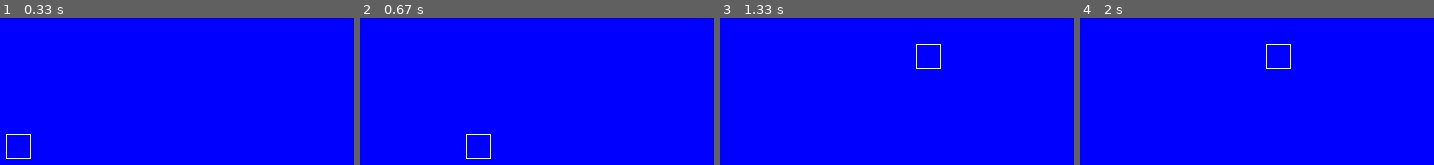
Above: before the commit, frames 1-4 (left to right).
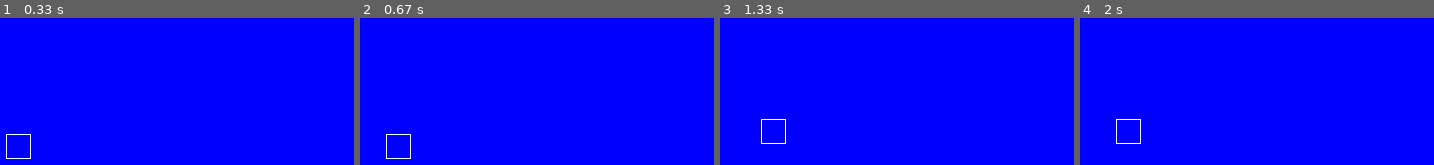
Above: after the commit, the same moments.

Repository: saegl5/myprojects
Game: pygame game, started from Codes/pygame_interaction_part_3.py
Same seed, same stepped clock (60 frames per second), same inputs: the game is played once before the commit and once after it.
Inputs:
- Up to frame 1 (0.33 s): no input
- Up to frame 2 (0.67 s): hold Right from 0.33 s (still down)
- Up to frame 3 (1.33 s): release Right at 0.8 s; hold Up 0.83-1.13 s; hold Right from 1.17 s (still down)
- Up to frame 4 (2 s): release Right at 1.63 s; hold Left from 1.67 s (still down)

Frame 1 is identical in both runs. In frame 2, 0.4% of the frame differs, in the area x 7-38%, y 78-96%; in frame 3, 0.4%; in frame 4, 0.4%.

Commit message:
removed increments and reordered keys

Diff:
--- a/Codes/pygame-interaction-combined-separate-track/pygame_interaction_combined_separate_track.py
+++ b/Codes/pygame-interaction-combined-separate-track/pygame_interaction_combined_separate_track.py
@@ -14,11 +14,10 @@
 # y_offset1 = 0 # redundant
 x_offset2 = 0 # reordered, for keyboard
 y_offset2 = 0
-x_increment = 0 # keyboard only
-y_increment = 0
 click_sound = pygame.mixer.Sound("click4.ogg") # "Sound" must be capitalized, example
 
 pygame.display.set_caption("QUESTABOX's Cool Game") # title, example
+pygame.key.set_repeat(100) # 100 millisecond delay between repeats, optional
 
 # --- Functions
 # def draw_rect(COLOR, x, y, W, H, width):
@@ -37,34 +36,31 @@
         if action.type == pygame.QUIT: # user clicked close button
             pygame.quit() # needed if run module through IDLE
             sys.exit() # exit entire process
-        # --- Mouse events
-        elif action.type == pygame.MOUSEBUTTONDOWN:
-            click_sound.play()
-        # ----------------
-        # --- Keyboard events
-        elif action.type == pygame.KEYDOWN: # "elif" means else if
-            if action.key == pygame.K_LEFT: # note "action.key"
-                x_increment = -5 # "-5" is optional
-            elif action.key == pygame.K_RIGHT:
-                x_increment = 5
-            elif action.key == pygame.K_UP: # recall that y increases going downward
-                y_increment = -5  # note "y_increment," and recall that y increases going downward
-            elif action.key == pygame.K_DOWN:
-                y_increment = 5
-            elif action.key == pygame.K_RETURN:
+        else:
+            # --- Mouse/keyboard events
+            if action.type == pygame.MOUSEBUTTONDOWN:
                 click_sound.play()
-        elif action.type == pygame.KEYUP:
-            x_increment = 0
-            y_increment = 0
-        # -------------------------
+            elif action.type == pygame.KEYDOWN: # "elif" means else if
+                if action.key == pygame.K_RIGHT: # note "action.key"
+                    x_offset2 += 5 # "5" is optional
+                elif action.key == pygame.K_LEFT:
+                    x_offset2 -= 5
+                elif action.key == pygame.K_DOWN:
+                    y_offset2 += 5  # note "y_offset2," and recall that y increases going downward
+                elif action.key == pygame.K_UP:
+                    y_offset2 -= 5
+                elif action.key == pygame.K_RETURN:
+                    click_sound.play()
+            elif action.type == pygame.KEYUP:
+                x_offset2 += 0
+                y_offset2 += 0
+            # -------------------------
     # --- Game logic
     pos = pygame.mouse.get_pos() # position of mouse/trackpad, returns tuple (x, y), "pos" needs to be defined here because get_pos() must be kept updated
     # x_offset = pos[0]
     x_offset1 = pos[0]-size[0]/2 # move rectangle to align mouse pointer with rectangle's center point
     # y_offset = pos[1]
     y_offset1 = pos[1]-size[1]/2
-    x_offset2 += x_increment
-    y_offset2 += y_increment
     if size[0]/2+x_offset1 < 0:
         x_offset1 = -size[0]/2 # prevent rectangle from passing left edge, solved for x_offset
     elif size[0]/2+x_offset1+25 > size[0]:
@@ -73,13 +69,13 @@
         y_offset1 = -size[1]/2 # prevent rectangle from passing top edge, solved for y_offset
     elif size[1]/2+y_offset1+25 > size[1]:
         y_offset1 = size[1]-size[1]/2-25+0.5
-    if size[0]/2+x_offset2 <= 0:
+    if size[0]/2+x_offset2 < 0:
         x_offset2 = -size[0]/2 # prevent rectangle from passing left edge, solved for x_offset
-    elif size[0]/2+x_offset2+25 >= size[0]:
+    elif size[0]/2+x_offset2+25 > size[0]:
         x_offset2 = size[0]-size[0]/2-25+0.5 # "0.5" due to anomaly
-    if size[1]/2+y_offset2 <= 0: # note "if"
+    if size[1]/2+y_offset2 < 0: # note "if"
         y_offset2 = -size[1]/2 # prevent rectangle from passing top edge, solved for y_offset
-    elif size[1]/2+y_offset2+25 >= size[1]:
+    elif size[1]/2+y_offset2+25 > size[1]:
         y_offset2 = size[1]-size[1]/2-25+0.5
     # pygame.mouse.set_pos(size[0]/2+x_offset, size[1]/2+y_offset) # otherwise, mouse/trackpad will be out of sync with keyboard
     # --------------
--- a/Codes/pygame-interaction-combined/pygame_interaction_combined.py
+++ b/Codes/pygame-interaction-combined/pygame_interaction_combined.py
@@ -11,11 +11,10 @@
 clock = pygame.time.Clock() # define "clock"
 x_offset = 0 # reordered
 y_offset = 0
-x_increment = 0
-y_increment = 0
 click_sound = pygame.mixer.Sound("click4.ogg") # "Sound" must be capitalized, example
 
 pygame.display.set_caption("QUESTABOX's Cool Game") # title, example
+pygame.key.set_repeat(100) # 100 millisecond delay between repeats, optional
 
 # --- Functions
 # def draw_rect(COLOR, x, y, W, H, width):
@@ -30,34 +29,32 @@
         if action.type == pygame.QUIT: # user clicked close button
             pygame.quit() # needed if run module through IDLE
             sys.exit() # exit entire process
-        # --- Mouse events
-        elif action.type == pygame.MOUSEBUTTONDOWN:
-            click_sound.play()
-        # ----------------
-        # --- Keyboard events
-        elif action.type == pygame.KEYDOWN: # "elif" means else if
-            if action.key == pygame.K_LEFT: # note "action.key"
-                x_increment = -5 # "-5" is optional
-            elif action.key == pygame.K_RIGHT:
-                x_increment = 5
-            elif action.key == pygame.K_UP: # recall that y increases going downward
-                y_increment = -5  # note "y_increment," and recall that y increases going downward
-            elif action.key == pygame.K_DOWN:
-                y_increment = 5
-            elif action.key == pygame.K_RETURN:
+        else:
+            # --- Mouse/keyboard events
+            pos = pygame.mouse.get_pos() # position of mouse/trackpad, returns tuple (x, y), "pos" needs to be defined here because get_pos() must be kept updated
+            # x_offset = pos[0]
+            x_offset = pos[0]-size[0]/2 # move rectangle to align mouse pointer with rectangle's center point
+            # y_offset = pos[1]
+            y_offset = pos[1]-size[1]/2
+            if action.type == pygame.MOUSEBUTTONDOWN:
                 click_sound.play()
-        elif action.type == pygame.KEYUP:
-            x_increment = 0
-            y_increment = 0
-        # -------------------------
+            elif action.type == pygame.KEYDOWN: # "elif" means else if
+                if action.key == pygame.K_RIGHT: # note "action.key"
+                    x_offset += 5 # "5" is optional
+                elif action.key == pygame.K_LEFT:
+                    x_offset -= 5
+                elif action.key == pygame.K_DOWN:
+                    y_offset += 5  # note "y_offset," and recall that y increases going downward
+                elif action.key == pygame.K_UP:
+                    y_offset -= 5
+                elif action.key == pygame.K_RETURN:
+                    click_sound.play()
+            elif action.type == pygame.KEYUP:
+                x_offset += 0
+                y_offset += 0
+            # -------------------------
     # --- Game logic
-    pos = pygame.mouse.get_pos() # position of mouse/trackpad, returns tuple (x, y), "pos" needs to be defined here because get_pos() must be kept updated
-    # x_offset = pos[0]
-    x_offset = pos[0]-size[0]/2 # move rectangle to align mouse pointer with rectangle's center point
-    # y_offset = pos[1]
-    y_offset = pos[1]-size[1]/2
-    x_offset += x_increment
-    y_offset += y_increment
+    # Mouse logic rerouted above mouse/keyboard events, otherwise keyboard events would be ignored
     if size[0]/2+x_offset < 0:
         x_offset = -size[0]/2 # prevent rectangle from passing left edge, solved for x_offset
     elif size[0]/2+x_offset+25 > size[0]:
--- a/Codes/pygame_interaction_part_3.py
+++ b/Codes/pygame_interaction_part_3.py
@@ -11,10 +11,9 @@
 clock = pygame.time.Clock() # define "clock"
 x_offset = 0 # reordered
 y_offset = 0
-x_increment = 0
-y_increment = 0
 
 pygame.display.set_caption("QUESTABOX's Cool Game") # title, example
+pygame.key.set_repeat(100) # 100 millisecond delay between repeats, optional
 
 # --- Functions
 # def draw_rect(COLOR, x, y, W, H, width):
@@ -31,21 +30,19 @@
             sys.exit() # exit entire process
         # --- Mouse/keyboard events
         elif action.type == pygame.KEYDOWN: # "elif" means else if
-            if action.key == pygame.K_LEFT: # note "action.key"
-                x_increment = -5 # "-5" is optional
-            elif action.key == pygame.K_RIGHT:
-                x_increment = 5
-            elif action.key == pygame.K_UP: # recall that y increases going downward
-                y_increment = -5  # note "y_increment," and recall that y increases going downward
+            if action.key == pygame.K_RIGHT: # note "action.key"
+                x_offset += 5 # "5" is optional
+            elif action.key == pygame.K_LEFT:
+                x_offset -= 5
             elif action.key == pygame.K_DOWN:
-                y_increment = 5
+                y_offset += 5  # note "y_offset," and recall that y increases going downward
+            elif action.key == pygame.K_UP:
+                y_offset -= 5
         elif action.type == pygame.KEYUP:
-            x_increment = 0
-            y_increment = 0
+            x_offset += 0
+            y_offset += 0
         # -------------------------
     # --- Game logic
-    x_offset += x_increment
-    y_offset += y_increment
     if size[0]/2+x_offset < 0:
         x_offset = -size[0]/2 # prevent rectangle from passing left edge, solved for x_offset
     elif size[0]/2+x_offset+25 > size[0]:
